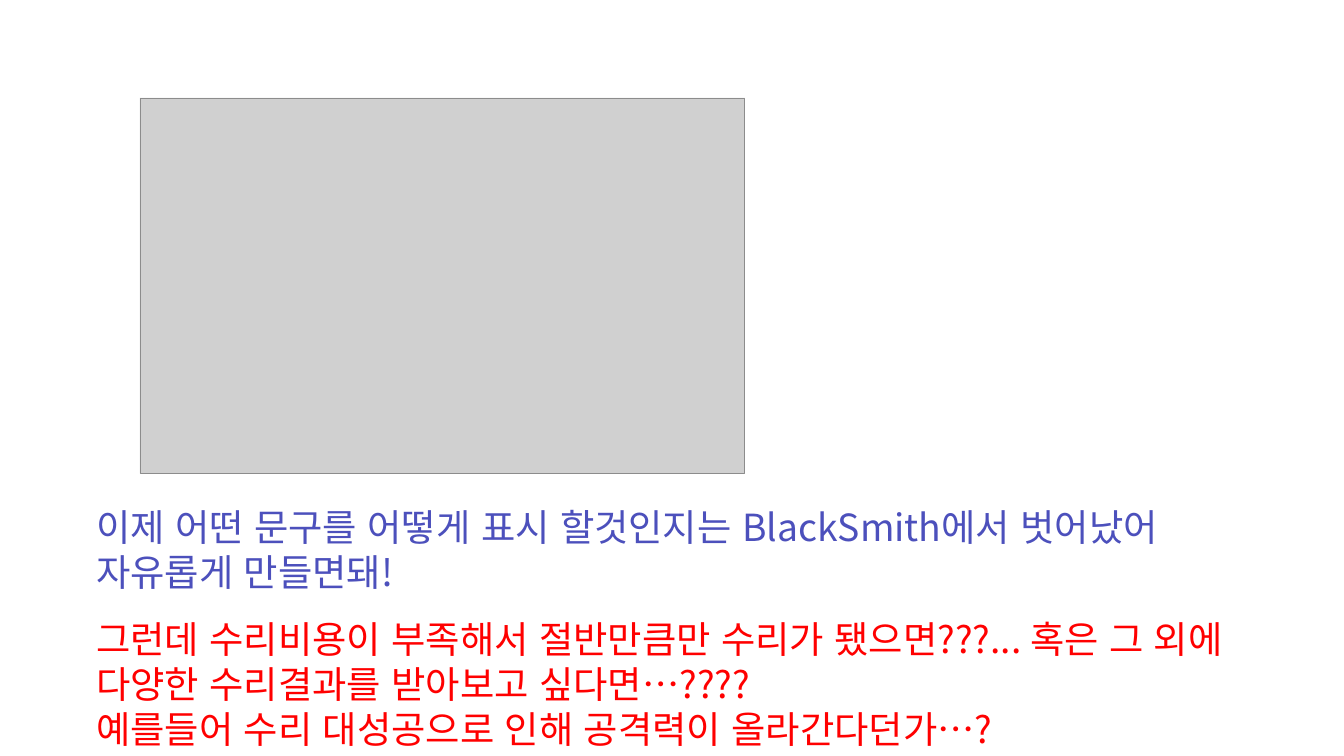
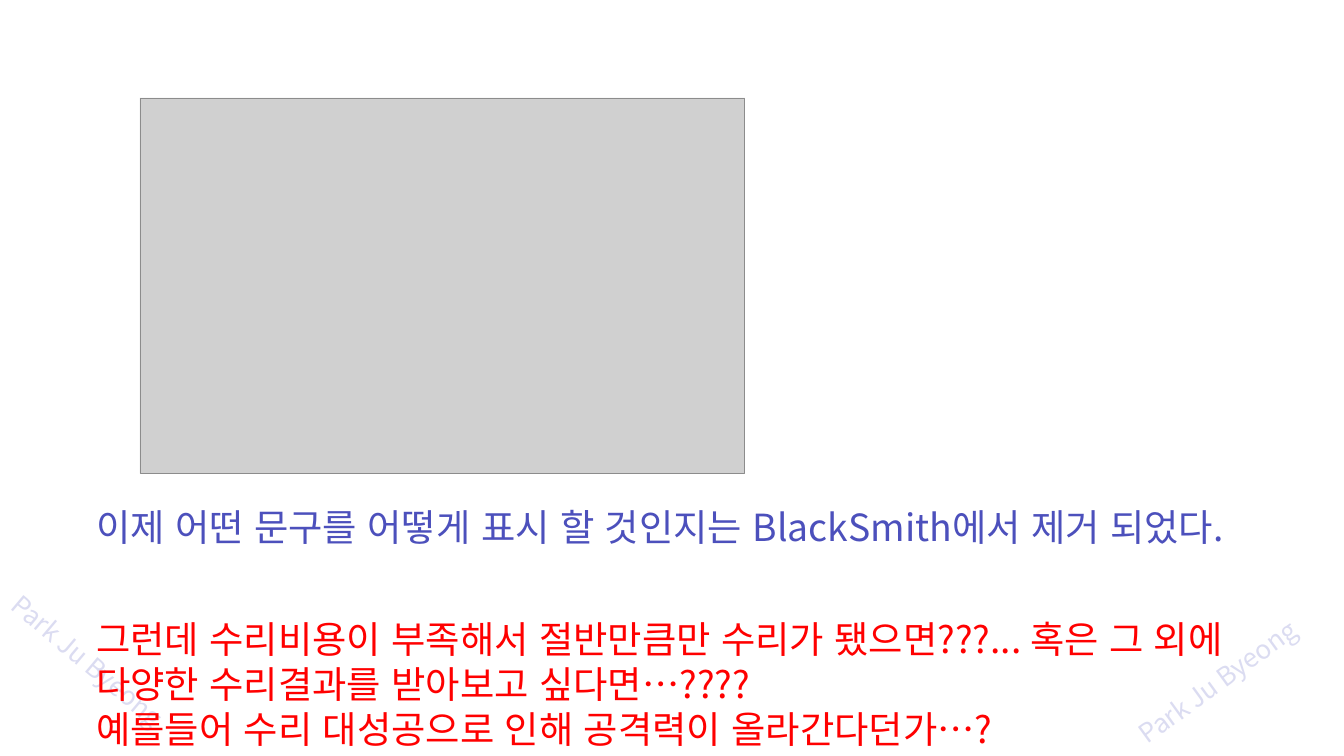
Before and after one commit to zest132/JavaLecture, a slide deck: slide 43 of JavaLecture/LectureFile/java 12강 예외처리.pptx (slide 40 before the commit). Drawn at 1344x756 pixels with LibreOffice and Linux fonts; fonts in the diff are those of the drawing; grey boxes stand for pictures. Boxes give left, top, right and bottom in pixels: in the first picture for what was removed or moved away, otherwise in the second. Text is boxed around its words. In the diff, an @@ line names an element or a change of style, - is before the commit and + after.

```diff
--- a/JavaLecture/LectureFile/java 12강 예외처리.pptx
+++ b/JavaLecture/LectureFile/java 12강 예외처리.pptx
@@ text at (x1=96, y1=510, x2=1223, y2=544): text changed @@
-이제 어떤 문구를 어떻게 표시 할것인지는 BlackSmith에서 벗어났어
-자유롭게 만들면돼!
+이제 어떤 문구를 어떻게 표시 할 것인지는 BlackSmith에서 제거 되었다.
@@ text added at (x1=0, y1=582, x2=209, y2=756), 28 pt, text #4C50BC at 20% opacity @@
+Park Ju Byeong
@@ text added at (x1=1125, y1=582, x2=1344, y2=756), 28 pt, text #4C50BC at 20% opacity @@
+Park Ju Byeong
```
Also in this commit, not shown: 48 other slides changed, 4 slides added, 1 slide removed, 2 other files.
